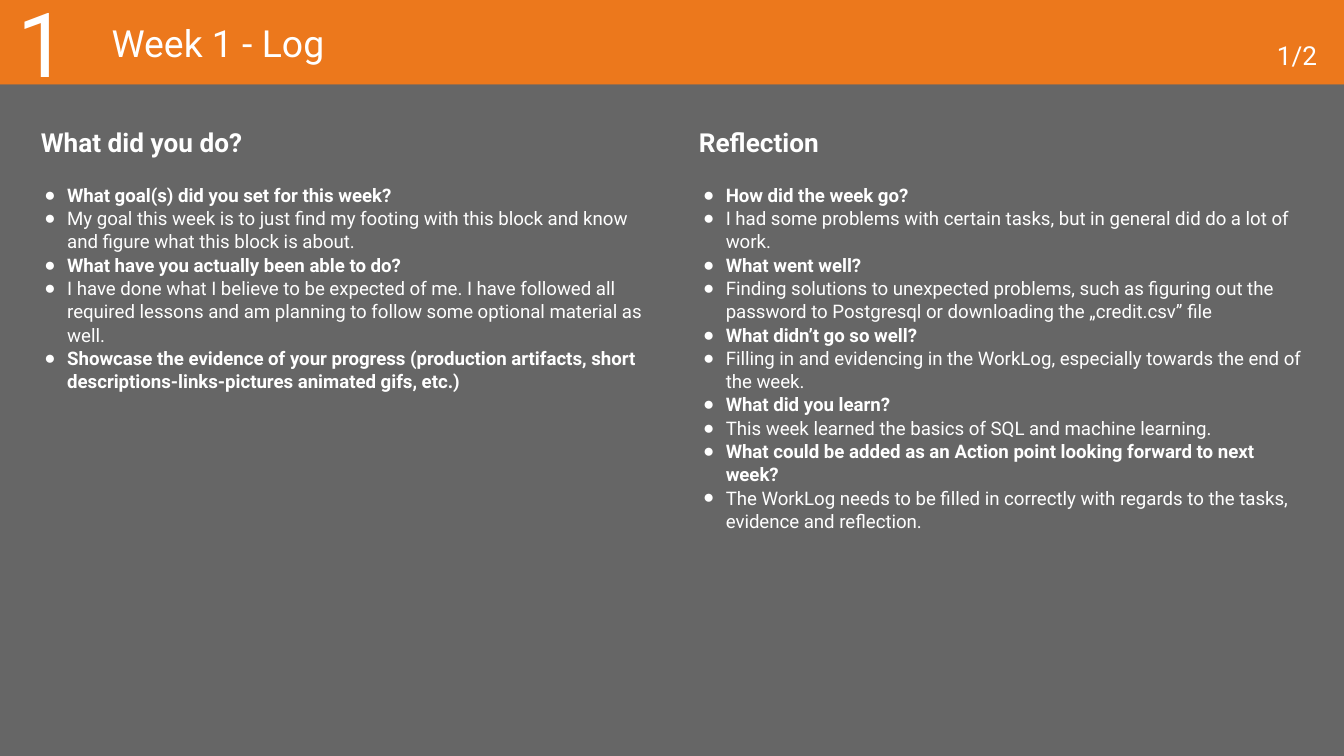
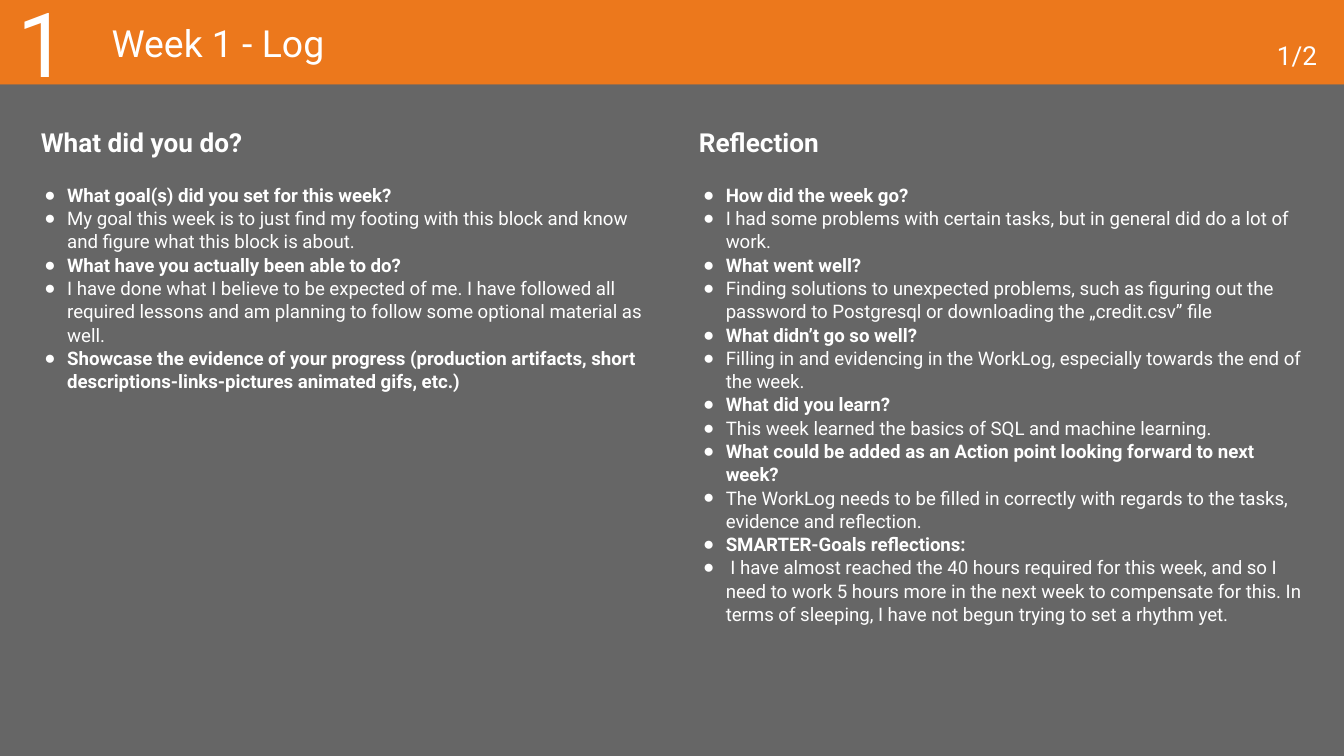
Before and after one commit to MaksBurchard240894/HFG7, a slide deck: slide 9 of Deliverables/Learning Log - Y1B-2024-25_ADSAI.pptx. Drawn at 1344x756 pixels with LibreOffice and Linux fonts; fonts in the diff are those of the drawing. Boxes give left, top, right and bottom in pixels: in the first picture for what was removed or moved away, otherwise in the second. Text is boxed around its words. In the diff, an @@ line names an element or a change of style, - is before the commit and + after.

```diff
--- a/Deliverables/Learning Log - Y1B-2024-25_ADSAI.pptx
+++ b/Deliverables/Learning Log - Y1B-2024-25_ADSAI.pptx
@@ text at [726, 537, 1301, 625]: paragraphs added @@
+● SMARTER-Goals reflections:
+● I have almost reached the 40 hours required for this week, and so I need to work 5 hours more in the next week to compensate for this. In terms of sleeping, I have not begun trying to set a rhythm yet.
```
Also in this commit, not shown: 6 other slides changed, 1 other file.
